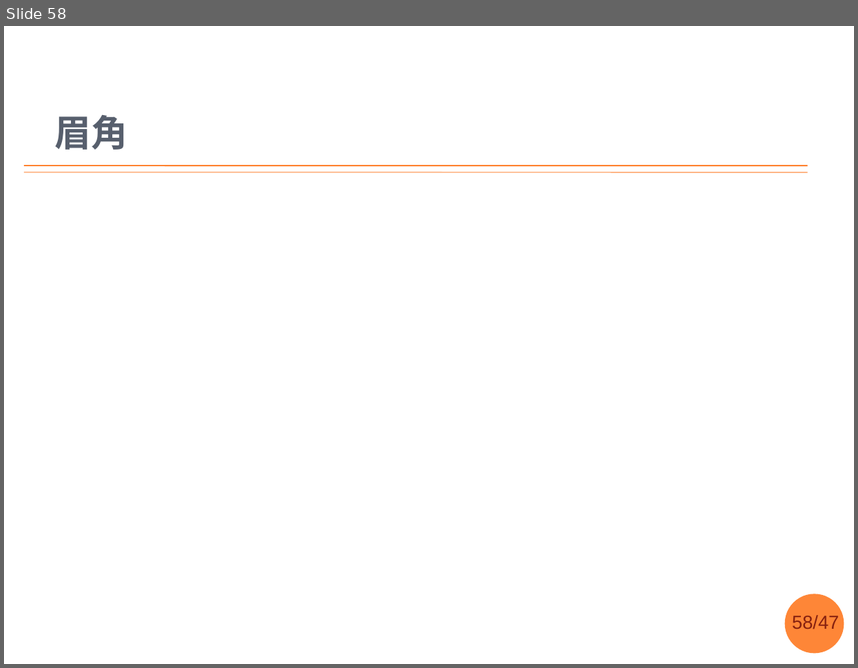
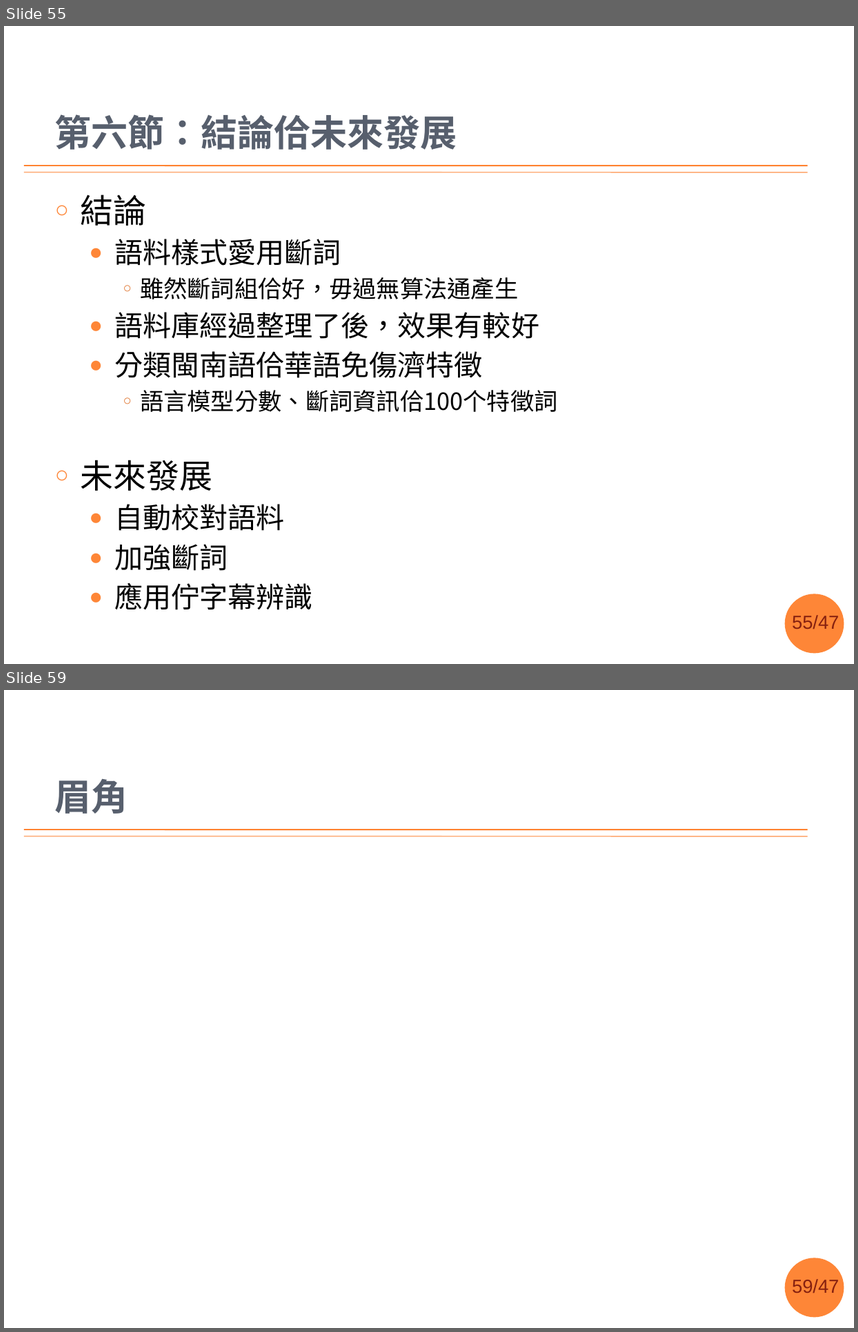
Before and after one commit to sih4sing5hong5/po3-ko3_tau5-iann2-phinn3, a slide deck: 翻譯報告.pptx. Shown one above the other, each under a label of ours: slide 58 before the commit, slides 55 and 59 after it; the slides between them are not shown. The pictures are 858x668 and 858x1332 pixels, drawn with LibreOffice and Linux fonts; fonts in the diff are those of the drawing; background and template pictures are left out. Boxes give left, top, right and bottom in pixels: in the first picture for what was removed or moved away, otherwise in the second. Text is boxed around its words. In the diff, an @@ line names an element or a change of style, - is before the commit and + after.

Commit message:
發展好矣，文獻加兩篇看起來莫空空 丞宏

```diff
--- a/翻譯報告.pptx
+++ b/翻譯報告.pptx
@@ slide 55 added at box(4, 26, 854, 664), background #FFFFFF; not listed: 4 template elements that a slide beside it also shows @@
@@ title added at box(55, 114, 457, 150), 31 pt, text #575F6D, bold @@
+第六節：結論佮未來發展
@@ text added at box(81, 194, 558, 610), 24 pt, text #000000 @@
+○ 結論
+  ● 語料樣式愛用斷詞
+    ○ 雖然斷詞組佮好，毋過無算法通產生
+  ● 語料庫經過整理了後，效果有較好
+  ● 分類閩南語佮華語免傷濟特徵
+    ○ 語言模型分數、斷詞資訊佮100个特徵詞
+○ 未來發展
+  ● 自動校對語料
+  ● 加強斷詞
+  ● 應用佇字幕辨識
@@ what was slide 58 is now slide 59 @@
@@ page number at box(792, 1279, 839, 1292): text changed @@
-58/47
+59/47
```
Also in this commit, not shown: 3 slides changed.
